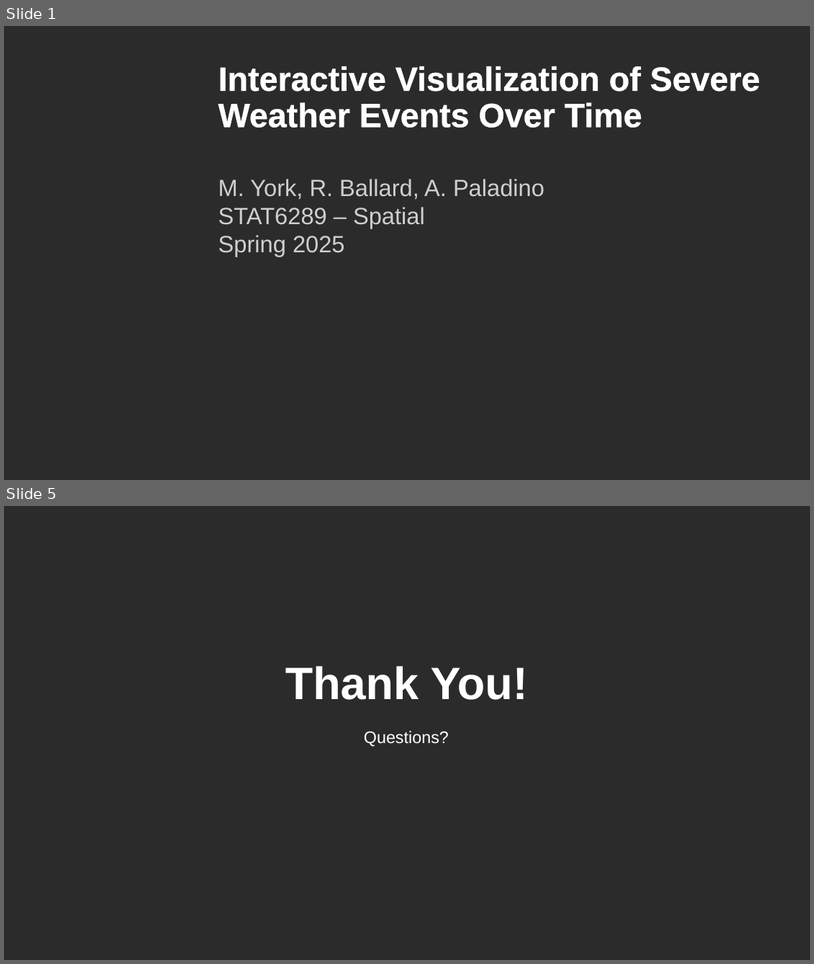
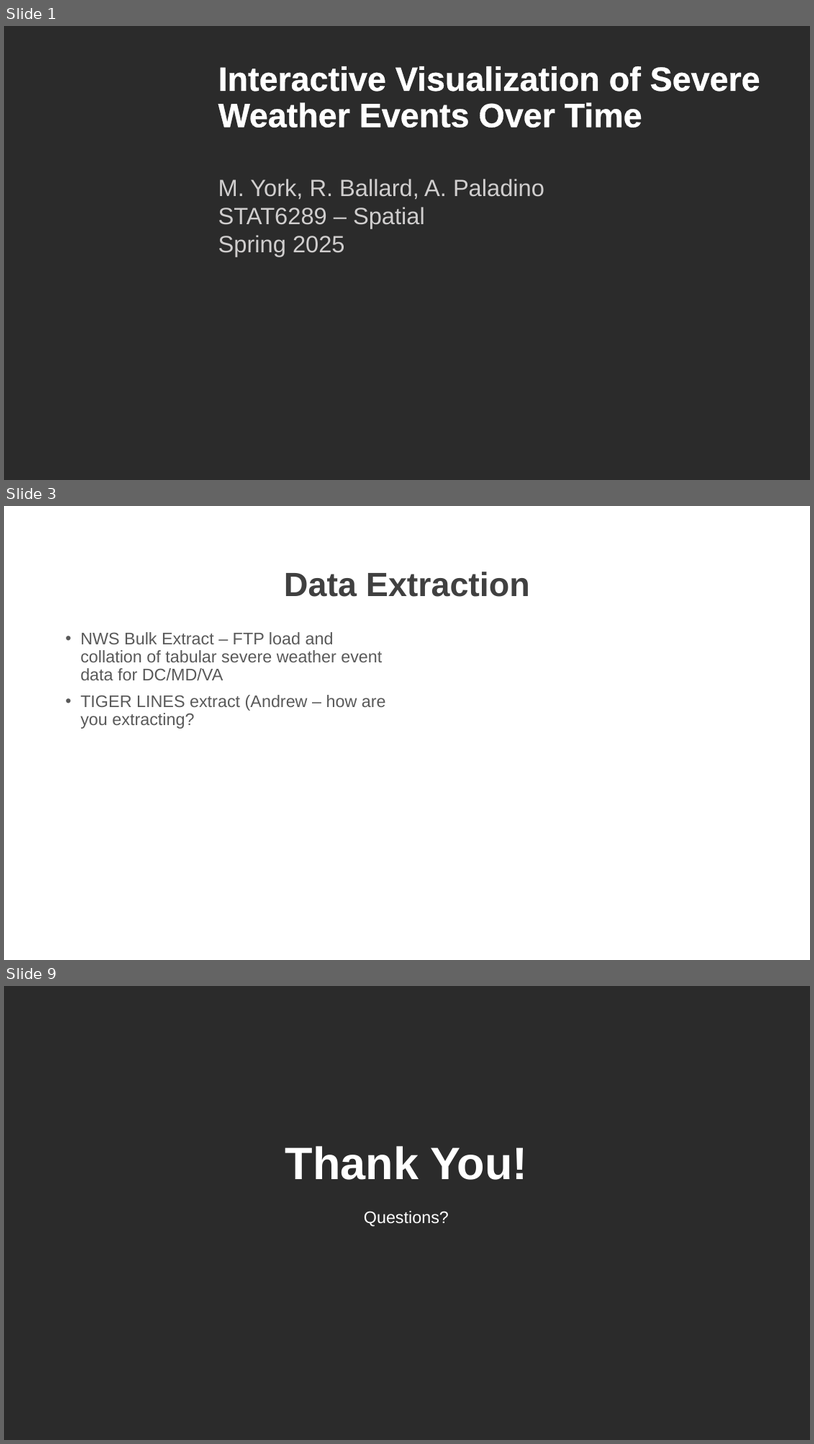
Before and after one commit to r-ballard/6289spatial_final, a slide deck: 6289_final_draft.pptx. Shown one above the other, each under a label of ours: slides 1 and 5 before the commit, slides 1, 3 and 9 after it; the slides between them are not shown. The pictures are 814x964 and 814x1444 pixels, drawn with LibreOffice and Linux fonts; fonts in the diff are those of the drawing; background and template pictures are left out; a plain dark background stands for a picture behind light text. Boxes give left, top, right and bottom in pixels: in the first picture for what was removed or moved away, otherwise in the second. Text is boxed around its words. In the diff, an @@ line names an element or a change of style, - is before the commit and + after.

```diff
--- a/6289_final_draft.pptx
+++ b/6289_final_draft.pptx
@@ slide 3 added at <box>4,506,810,960</box>, background picture (left out) @@
@@ title added at <box>284,572,530,597</box>, 40 pt, text #404040, bold @@
+Data Extraction
@@ text added at <box>80,632,386,728</box>, 20 pt, text #595959 @@
+• NWS Bulk Extract – FTP load and collation of tabular severe weather event data for DC/MD/VA
+• TIGER LINES extract (Andrew – how are you extracting?
@@ what was slide 5 is now slide 9 @@
```
Also in this commit, not shown: 6 other slides added, 2 slides removed.
